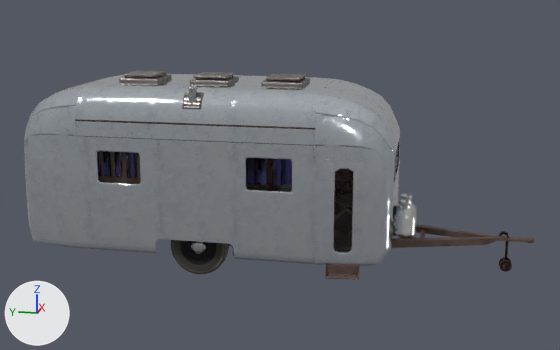
The glTF model assets/p_caravan_50s.glb as it was, and as the next commit left it.
Both versions are drawn from a 50 mm camera at (-10.3, -2.91, 3.75) aimed at (-0.06, -0.86, 1.19). Arrows for +X, +Y and +Z are at lower left; the lights stay in place. The older version comes first. Where no turn or scale is listed for an object, it has been applied to the vertices. Vertices at exactly the same position are counted once.
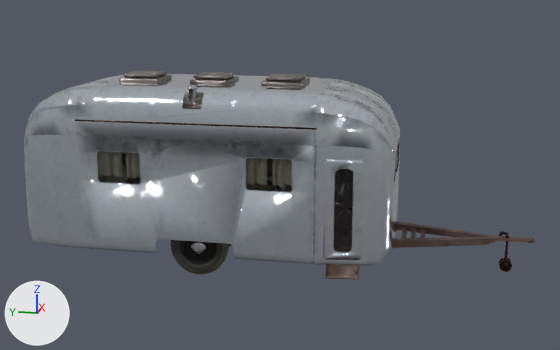
Changed parts and their boxes [x1, y1, x2, y2] in the pictures (560 x 350 px):
'Object_15', deleted: before [394, 194, 417, 238]
'Object_16', deleted: before [394, 210, 417, 236]
part 1 of me_object_0, reshaped: before [24, 74, 400, 263]; after [331, 79, 380, 112]
part 2 of me_object_2, deleted: before [188, 86, 197, 105]
part 3 of me_object_3, deleted: before [182, 92, 203, 109]
part 4 of me_object_5, reshaped: before [325, 229, 425, 279]; after [325, 265, 358, 279]
part 5 of me_object_9, deleted: before [291, 127, 315, 130]
part 6 of me_object_27, reshaped: [499, 237, 512, 270] in both
part 7 of me_object_28, reshaped: [323, 159, 364, 260] in both
part 8 of me_object_29, reshaped: [334, 169, 353, 253] in both

Edits to the bpy script that builds the scene:
```text
Change me_object_0:
    remove me_object_0.from_pydata(...)  # 3884 vertices, 6907 faces; spans x -1.12..1.12, y -2.54..2.54, z -1.09..1.09
    add me_object_0.from_pydata(...)  # 2304 vertices, 4143 faces; spans x -1.12..1.12, y -2.54..2.54, z -1.09..1.09
    me_object_0 part 1: 36 vertices moved within x -1.09..1.09, y -2.52..2.52, z 0.19..1.06; 1586 vertices removed from x -1.12..1.12, y -2.54..2.52, z -1.09..1.09; 6 vertices added at x -0.23..1.1, y -2.52..1.73, z 0.28..1.03
Change me_object_2:
    remove me_object_2.from_pydata(...)  # 1151 vertices, 1998 faces; spans x -1.04..1.04, y -0.77..0.77, z -0.91..0.91
    add me_object_2.from_pydata(...)  # 738 vertices, 1197 faces; spans x -1.04..1.04, y -0.77..0.77, z -0.91..0.91
    me_object_2 part 2: 20 vertices removed from x -1.02..-0.91, y -0.76..-0.65, z 0.61..0.91
    other edits to the shape of me_object_2 do not show in these pictures
Change me_object_3:
    remove me_object_3.from_pydata(...)  # 524 vertices, 886 faces; spans x -1.07..1.07, y -2.53..2.53, z -1.04..1.04
    add me_object_3.from_pydata(...)  # 334 vertices, 530 faces; spans x -1.07..1.07, y -2.53..2.53, z -1.04..1.04
    me_object_3 part 3: 21 vertices removed from x -1.07..-0.91, y -0.12..0.12, z 0.72..0.92
    other edits to the shape of me_object_3 do not show in these pictures
Change me_object_5:
    remove me_object_5.from_pydata(...)  # 418 vertices, 780 faces; spans x -0.88..0.88, y -3.22..3.22, z -1.19..1.19
    add me_object_5.from_pydata(...)  # 262 vertices, 468 faces; spans x -0.88..0.88, y -3.22..3.22, z -1.19..1.19
    me_object_5 part 4: 6 vertices moved within x -0.88..-0.72, y -0.59..-0.58, z -1.17..-1.05; 137 vertices removed from x -0.88..0.88, y -1.78..2.41, z -1.19..-0.89
    other edits to the shape of me_object_5 do not show in these pictures
Change me_object_9:
    remove me_object_9.from_pydata(...)  # 192 vertices, 284 faces; spans x -1.11..1.11, y -1.98..1.98, z -0.79..0.79
    add me_object_9.from_pydata(...)  # 129 vertices, 169 faces; spans x -1.11..1.11, y -1.98..1.98, z -0.79..0.79
    me_object_9 part 5: 4 vertices removed from x -1.1..-1.09, y -1.24, z 0.77..0.79
    other edits to the shape of me_object_9 do not show in these pictures
Change me_object_27:
    remove me_object_27.from_pydata(...)  # 412 vertices, 812 faces; spans x -0.088..0.088, y -0.096..0.096, z -0.273..0.273
    add me_object_27.from_pydata(...)  # 315 vertices, 618 faces; spans x -0.088..0.088, y -0.096..0.096, z -0.273..0.273
    me_object_27 part 6
    97 vertices are removed from x -0.084..0.063, y -0.096..0.07, z -0.272..0.174
    339 faces are deleted
    145 new faces join them
Change me_object_28:
    remove me_object_28.from_pydata(...)  # 220 vertices, 364 faces; spans x -0.037..0.037, y -0.241..0.241, z -0.649..0.649
    add me_object_28.from_pydata(...)  # 139 vertices, 218 faces; spans x -0.037..0.037, y -0.241..0.241, z -0.649..0.649
    me_object_28 part 7
    87 vertices are removed from x -0.037..0.028, y -0.24..0.241, z -0.649..0.648
    236 faces are deleted
    6 vertices are added at (0.027, -0.235, 0.6), (-0.035, 0.24, 0.481), (-0.025, 0.122, 0.192), (0.015, -0.233, -0.1), (0.001, -0.122, -0.536), (-0.017, 0.115, 0.189)
    90 new faces join them
Change me_object_29:
    remove me_object_29.from_pydata(...)  # 40 vertices, 62 faces; spans x -0.015..0.015, y -0.118..0.118, z -0.548..0.548
    add me_object_29.from_pydata(...)  # 25 vertices, 36 faces; spans x -0.015..0.015, y -0.118..0.118, z -0.548..0.548
    me_object_29 part 8
    15 vertices are removed from x -0.015..0.012, y -0.118..0.118, z -0.542..0.542
    51 faces are deleted
    25 new faces join them
Remove ob_object_15:
    ob_object_15 = bpy.data.objects.new('Object_15', me_object_11)
Remove ob_object_16:
    ob_object_16 = bpy.data.objects.new('Object_16', me_object_12)
```
